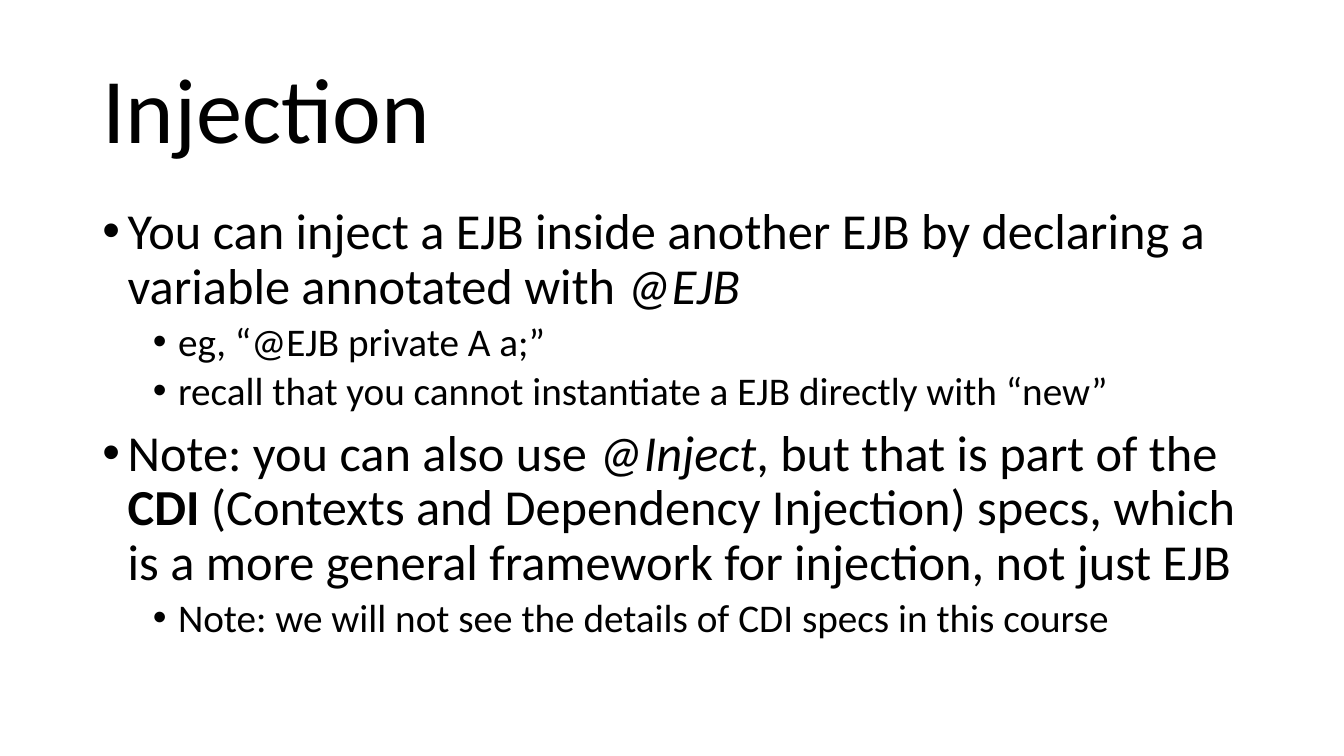
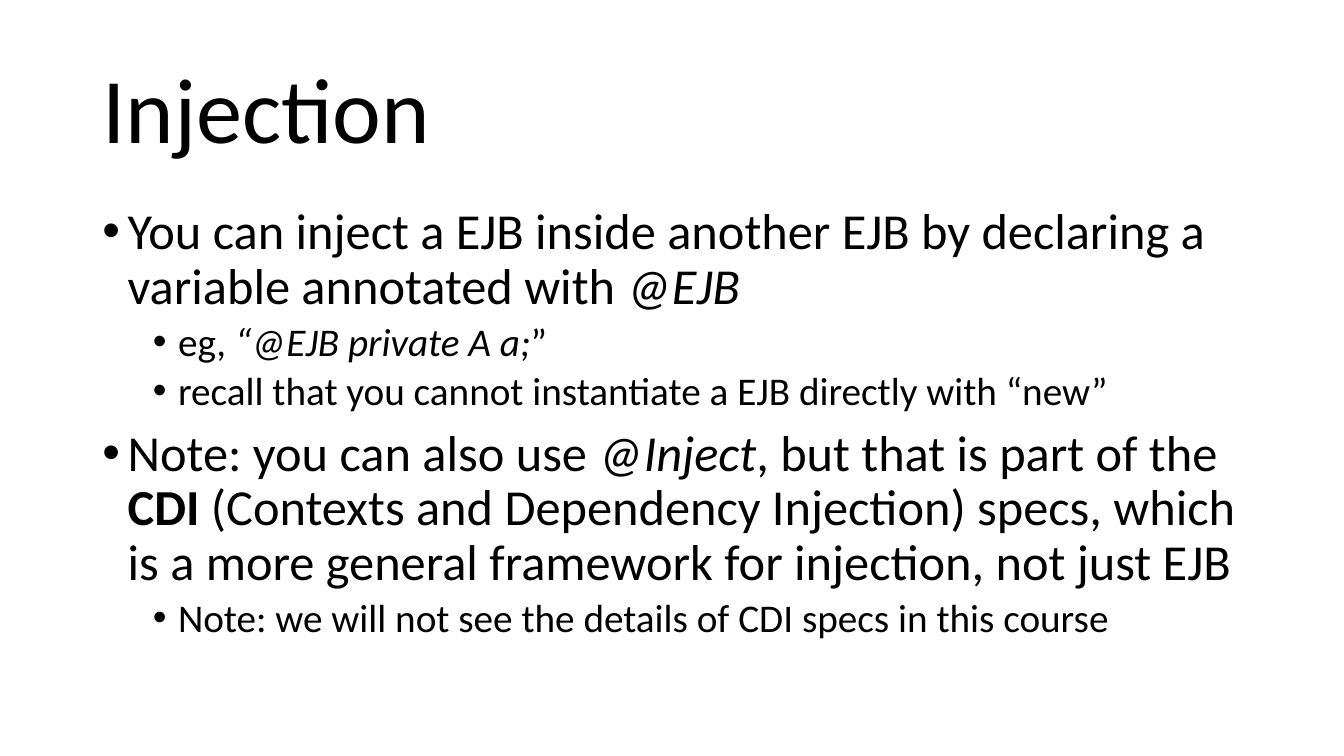
Before and after one commit to arcuri82/testing_security_development_enterprise_systems, a slide deck: slide 7 of doc/intro/slides/lesson_05_ejb.pptx. Drawn at 1344x756 pixels with LibreOffice and Linux fonts; fonts in the diff are those of the drawing. Boxes give left, top, right and bottom in pixels: in the first picture for what was removed or moved away, otherwise in the second. Text is boxed around its words. In the diff, an @@ line names an element or a change of style, - is before the commit and + after.

```diff
--- a/doc/intro/slides/lesson_05_ejb.pptx
+++ b/doc/intro/slides/lesson_05_ejb.pptx
@@ text at box(178, 328, 547, 363): italic on in "“@EJB private A a;”" @@
```
Also in this commit, not shown: 7 other slides changed, 2 other files.
